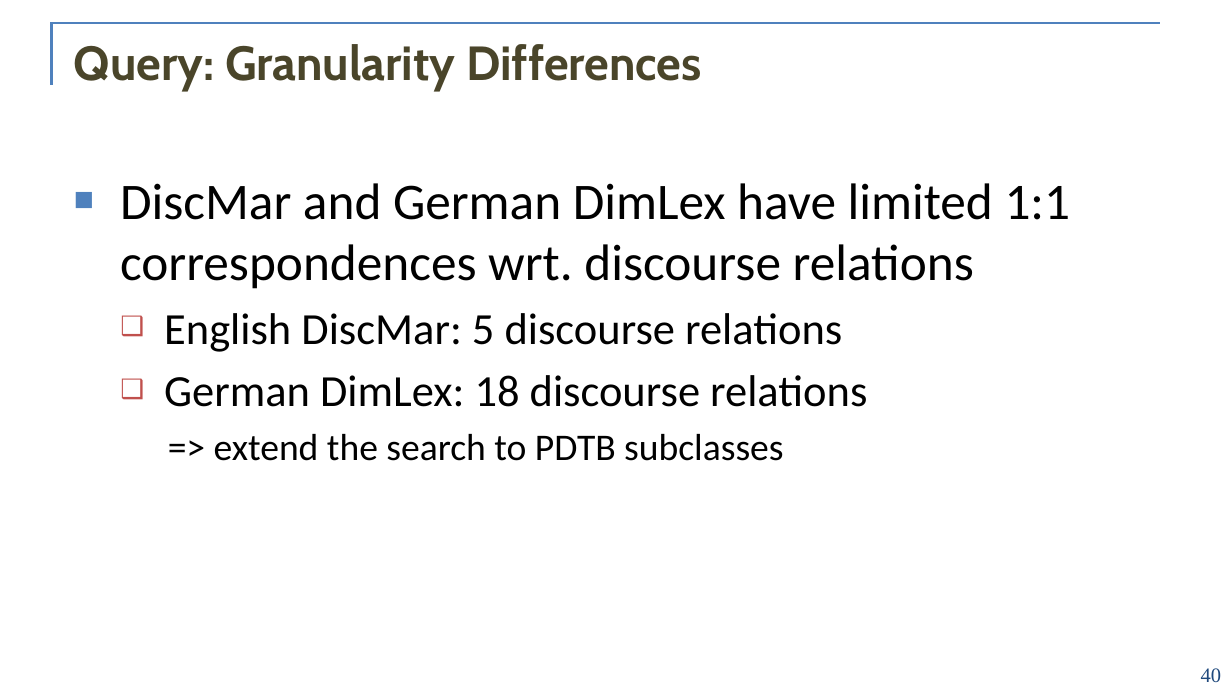
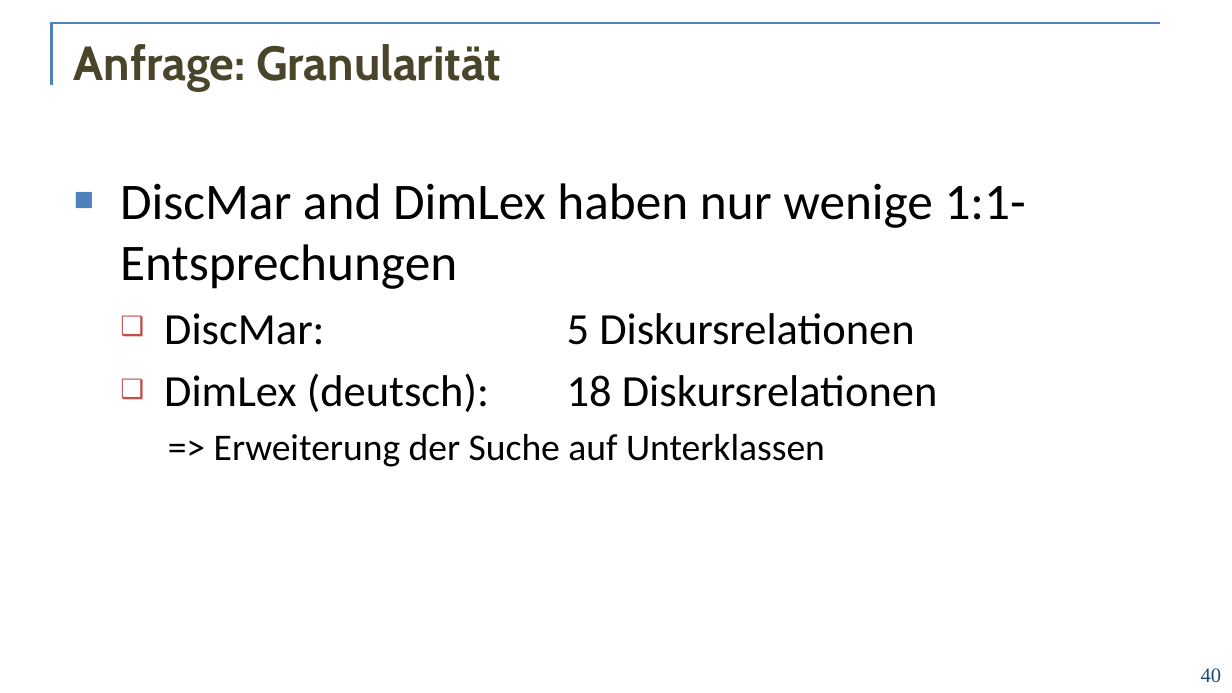
Before and after one commit to acoli-repo/rdf4discourse, a slide deck: slide 40 of doc/vortrag-formatted.pptx. Drawn at 1232x693 pixels with LibreOffice and Linux fonts; fonts in the diff are those of the drawing; background and template pictures are left out. Boxes give left, top, right and bottom in pixels: in the first picture for what was removed or moved away, otherwise in the second. Text is boxed around its words. In the diff, an @@ line names an element or a change of style, - is before the commit and + after.

```diff
--- a/doc/vortrag-formatted.pptx
+++ b/doc/vortrag-formatted.pptx
@@ title at [74,44,501,91]: text changed @@
-Query: Granularity Differences
+Anfrage: Granularität
@@ text at [120,183,1026,467]: text changed; size 30 to 26 pt @@
-■ DiscMar and German DimLex have limited 1:1 correspondences wrt. discourse relations
-  ❑ English DiscMar: 5 discourse relations
-  ❑ German DimLex: 18 discourse relations
-    => extend the search to PDTB subclasses
+■ DiscMar and DimLex haben nur wenige 1:1-Entsprechungen
+  ❑ DiscMar: 5 Diskursrelationen
+  ❑ DimLex (deutsch): 18 Diskursrelationen
+    => Erweiterung der Suche auf Unterklassen
```
Also in this commit, not shown: 14 other slides changed, 40 slides added, 9 slides removed.
